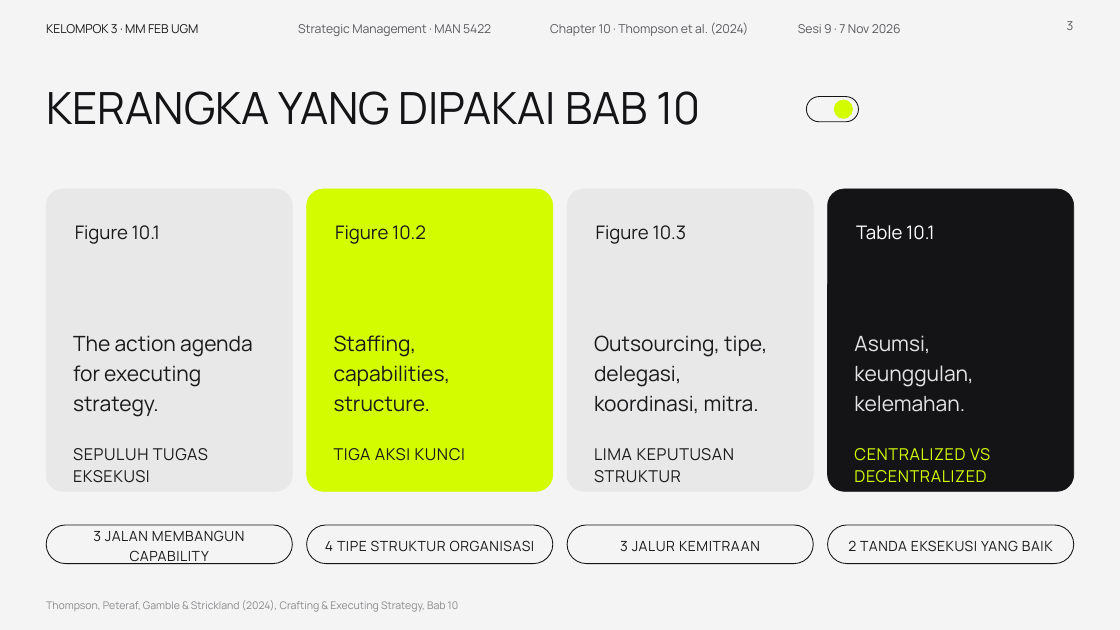
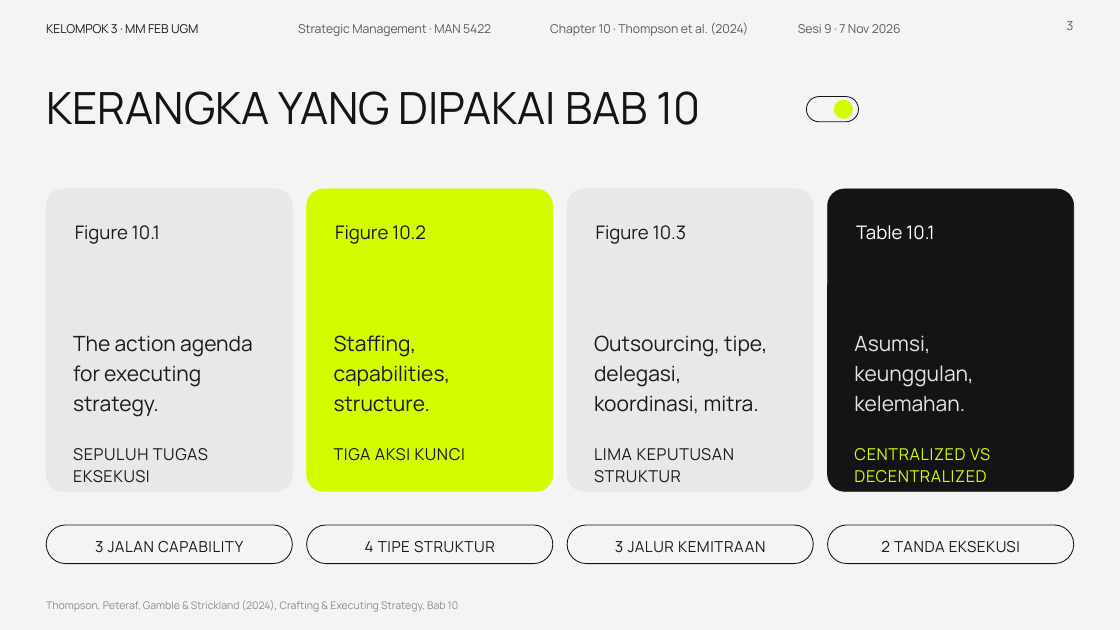
Before and after one commit to aslihabnuri/Dom-Manipulation, a slide deck: slide 3 of presentasi_ch10_kelompok3/SMJKT_Group 3_Aslih_Chapter 10 Strategy Execution.pptx. Drawn at 1120x630 pixels with LibreOffice and Linux fonts; fonts in the diff are those of the drawing; background and template pictures are left out. Boxes give left, top, right and bottom in pixels: in the first picture for what was removed or moved away, otherwise in the second. Text is boxed around its words. In the diff, an @@ line names an element or a change of style, - is before the commit and + after.

```diff
--- a/presentasi_ch10_kelompok3/SMJKT_Group 3_Aslih_Chapter 10 Strategy Execution.pptx
+++ b/presentasi_ch10_kelompok3/SMJKT_Group 3_Aslih_Chapter 10 Strategy Execution.pptx
@@ text "3 JALUR KEMITRAAN" at <box>615,541,765,553</box>: size 12 to 13 pt @@
@@ text at <box>95,541,243,553</box>: text changed; size 12 to 13 pt @@
-3 JALAN MEMBANGUN CAPABILITY
+3 JALAN CAPABILITY
@@ text at <box>365,541,495,553</box>: text changed; size 12 to 13 pt @@
-4 TIPE STRUKTUR ORGANISASI
+4 TIPE STRUKTUR
@@ text at <box>881,541,1020,553</box>: text changed; size 12 to 13 pt @@
-2 TANDA EKSEKUSI YANG BAIK
+2 TANDA EKSEKUSI
```
Also in this commit, not shown: 4 other slides changed, 1 other file.
